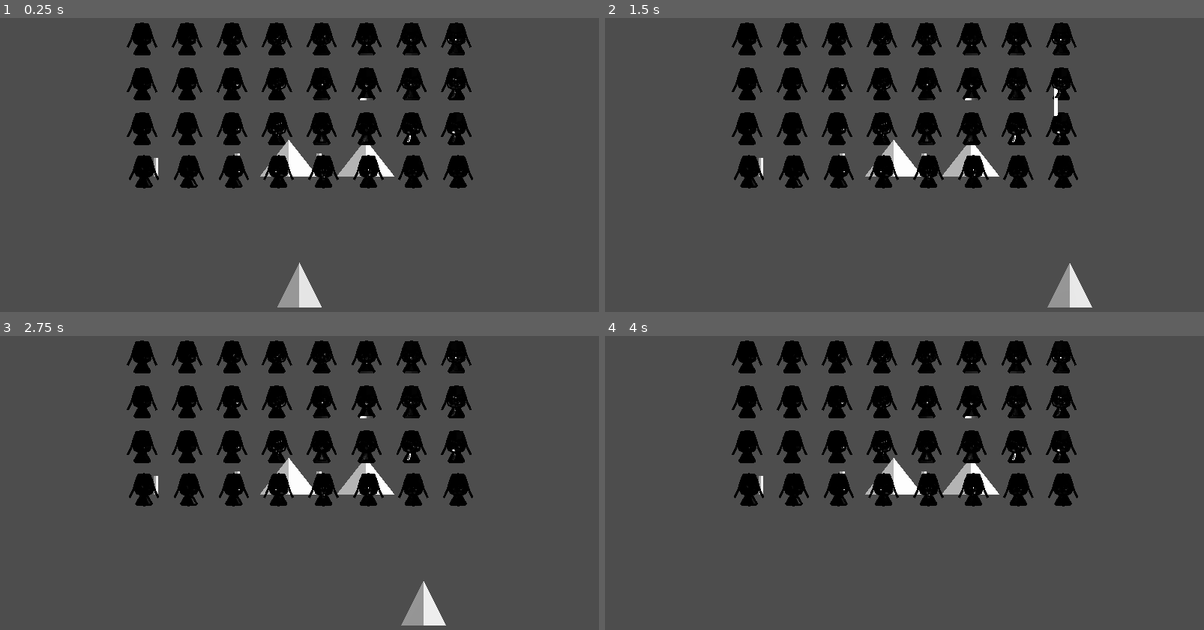
Above: before the commit, frames 1-4 (two rows, left to right).
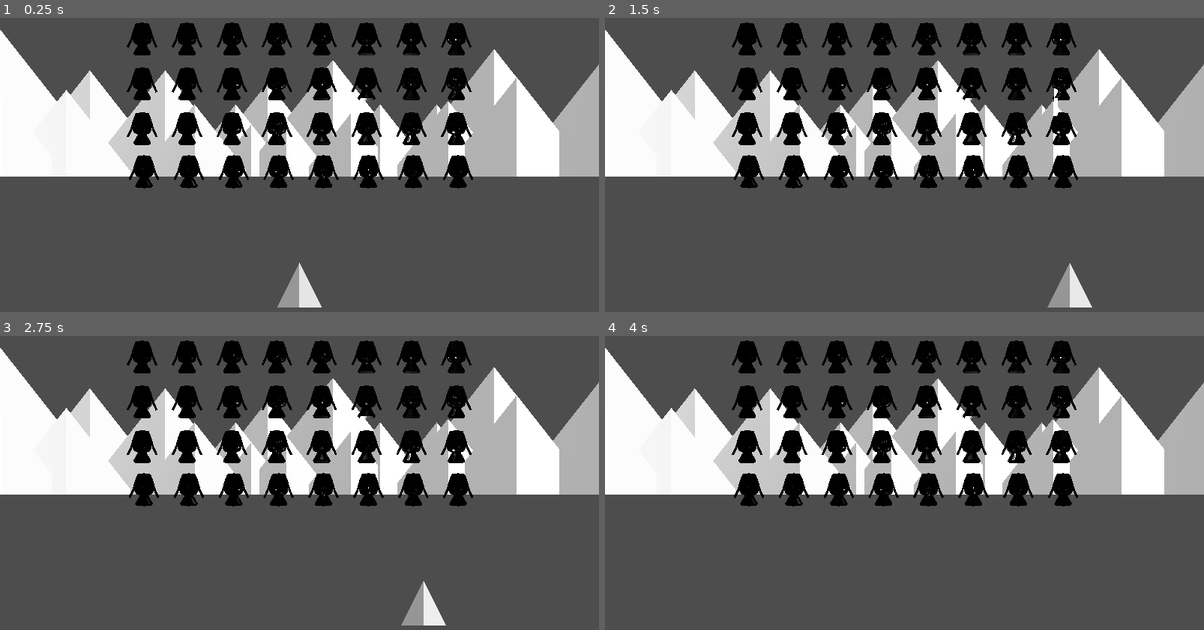
Above: after the commit, the same moments.

Repository: rsrasmu2/godot_test
Game: Godot game, scene res://scenes/main.tscn
Same seed, same stepped clock (60 frames per second), same inputs: the game is played once before the commit and once after it.
Inputs:
- Up to frame 1 (0.25 s): no input
- Up to frame 2 (1.5 s): tap Enter at 0.5 s; hold D (Right) 0.53-1.28 s; tap Space (Fire) at 0.6, 1.35 s; hold A (Left) from 1.28 s (still down)
- Up to frame 3 (2.75 s): release A (Left) at 2.03 s; hold D (Right) from 2.03 s (still down); tap Space (Fire) at 2.1 s
- Up to frame 4 (4 s): tap Space (Fire) at 2.85, 3.6 s; release D (Right) at 3.53 s; hold A (Left) from 3.53 s (still down)

The runs differ from the first frame. In frame 1, 23% of the frame differs, in the area x 0-100%, y 4-54%; in frame 2, 23%; in frame 3, 23%; in frame 4, 23%.
Error in both runs: Invalid assignment of property or key 'direction' with value of type 'Nil' on a base object of type 'Node (Movement)'. (res://scripts/patrol_movement.gd:12)

Commit message:
Updates to Background

Diff:
--- a/scenes/background.tscn
+++ b/scenes/background.tscn
@@ -1,21 +1,75 @@
-[gd_scene load_steps=3 format=3 uid="uid://dk6mae2s0cagt"]
+[gd_scene load_steps=4 format=3 uid="uid://dk6mae2s0cagt"]
 
 [ext_resource type="PackedScene" uid="uid://d38p23gdwgtji" path="res://assets/sm_mountain.glb" id="2_cbsqf"]
-[ext_resource type="PackedScene" uid="uid://c7te556wqiy5l" path="res://assets/sm_skyscraper.glb" id="3_wisxt"]
+
+[sub_resource type="BoxMesh" id="BoxMesh_bkp1e"]
+
+[sub_resource type="MultiMesh" id="MultiMesh_y0upk"]
+transform_format = 1
+mesh = SubResource("BoxMesh_bkp1e")
 
 [node name="Background" type="Node3D"]
 
-[node name="sm_mountain2" parent="." instance=ExtResource("2_cbsqf")]
-transform = Transform3D(1, 0, 0, 0, 1, 0, 0, 0, 1, -0.480831, 0, -42.1831)
+[node name="Mountains" type="Node3D" parent="."]
 
-[node name="sm_mountain3" parent="." instance=ExtResource("2_cbsqf")]
-transform = Transform3D(1, 0, 0, 0, 1, 0, 0, 0, 1, 2.94602, 1.52588e-05, -41.581)
+[node name="sm_mountain2" parent="Mountains" instance=ExtResource("2_cbsqf")]
+transform = Transform3D(1.5829, 0, 0, 0, 1.5829, 0, 0, 0, 1.5829, -0.595992, 0.0228257, -12.1627)
 
-[node name="sm_skyscraper2" parent="." instance=ExtResource("3_wisxt")]
-transform = Transform3D(0.707107, 0, -0.707107, 0, 1, 0, 0.707107, 0, 0.707107, -6.40038, -1.90735e-06, -35.031)
+[node name="sm_mountain4" parent="Mountains" instance=ExtResource("2_cbsqf")]
+transform = Transform3D(1.93551, 0, 0, 0, 1.93551, 0, 0, 0, 1.93551, -2.847, 0.0228257, -14.9532)
 
-[node name="sm_skyscraper3" parent="." instance=ExtResource("3_wisxt")]
-transform = Transform3D(0.707107, 0, -0.707107, 0, 1, 0, 0.707107, 0, 0.707107, -2.76454, 0.191122, -31.6236)
+[node name="sm_mountain5" parent="Mountains" instance=ExtResource("2_cbsqf")]
+transform = Transform3D(1.93551, 0, 0, 0, 1.93551, 0, 0, 0, 1.93551, -4.67694, 0.0228257, -11.4053)
 
-[node name="sm_skyscraper4" parent="." instance=ExtResource("3_wisxt")]
-transform = Transform3D(0.707107, 0, -0.707107, 0, 1, 0, 0.707107, 0, 0.707107, 0.875443, 0.191122, -27.9836)
+[node name="sm_mountain6" parent="Mountains" instance=ExtResource("2_cbsqf")]
+transform = Transform3D(3.12614, 0, 0, 0, 3.12614, 0, 0, 0, 3.12614, 1.4851, 0.0228257, -15.1586)
+
+[node name="sm_mountain7" parent="Mountains" instance=ExtResource("2_cbsqf")]
+transform = Transform3D(2.03186, 0, 0, 0, 2.03186, 0, 0, 0, 2.03186, 6.62014, 0.0228257, -11.536)
+
+[node name="sm_mountain8" parent="Mountains" instance=ExtResource("2_cbsqf")]
+transform = Transform3D(3.42029, 0, 0, 0, 3.42029, 0, 0, 0, 3.42029, 8.67415, 0.0228257, -14.3743)
+
+[node name="sm_mountain18" parent="Mountains" instance=ExtResource("2_cbsqf")]
+transform = Transform3D(2.66193, 0, 0, 0, 2.66193, 0, 0, 0, 2.66193, 9.68248, 0.0228257, -10.7704)
+
+[node name="sm_mountain19" parent="Mountains" instance=ExtResource("2_cbsqf")]
+transform = Transform3D(1.39054, 0, 0, 0, 1.39054, 0, 0, 0, 1.39054, -2.15611, 0.0228257, -12.7311)
+
+[node name="sm_mountain17" parent="Mountains" instance=ExtResource("2_cbsqf")]
+transform = Transform3D(3.42029, 0, 0, 0, 3.42029, 0, 0, 0, 3.42029, 13.8839, 0.0228257, -11.368)
+
+[node name="sm_mountain9" parent="Mountains" instance=ExtResource("2_cbsqf")]
+transform = Transform3D(1.93551, 0, 0, 0, 1.93551, 0, 0, 0, 1.93551, 6.11597, 0.0228257, -15.1212)
+
+[node name="sm_mountain10" parent="Mountains" instance=ExtResource("2_cbsqf")]
+transform = Transform3D(1.69574, 0, 0, 0, 1.69574, 0, 0, 0, 1.69574, 2.28803, 0.0228257, -11.48)
+
+[node name="sm_mountain11" parent="Mountains" instance=ExtResource("2_cbsqf")]
+transform = Transform3D(2.84718, 0, 0, 0, 2.84718, 0, 0, 0, 2.84718, -5.98404, 0.0228257, -14.0942)
+
+[node name="sm_mountain13" parent="Mountains" instance=ExtResource("2_cbsqf")]
+transform = Transform3D(2.32212, 0, 0, 0, 2.32212, 0, 0, 0, 2.32212, -10.3908, 0.0228257, -12.0962)
+
+[node name="sm_mountain14" parent="Mountains" instance=ExtResource("2_cbsqf")]
+transform = Transform3D(2.84718, 0, 0, 0, 2.84718, 0, 0, 0, 2.84718, -9.34516, 0.0228257, -17.1566)
+
+[node name="sm_mountain15" parent="Mountains" instance=ExtResource("2_cbsqf")]
+transform = Transform3D(2.22798, 0, 0, 0, 2.22798, 0, 0, 0, 2.22798, -13.2291, 0.0228257, -10.4157)
+
+[node name="sm_mountain16" parent="Mountains" instance=ExtResource("2_cbsqf")]
+transform = Transform3D(4.72865, 0, 0, 0, 4.72865, 0, 0, 0, 4.72865, -14.3682, 0.0228257, -14.8785)
+
+[node name="sm_mountain12" parent="Mountains" instance=ExtResource("2_cbsqf")]
+transform = Transform3D(2.52232, 0, 0, 0, 2.52232, 0, 0, 0, 2.52232, -1.40919, 0.0228257, -17.0445)
+
+[node name="sm_mountain3" parent="Mountains" instance=ExtResource("2_cbsqf")]
+transform = Transform3D(1.93551, 0, 0, 0, 1.93551, 0, 0, 0, 1.93551, 3.59674, 0.0228553, -12.9107)
+
+[node name="CSGBox3D" type="CSGBox3D" parent="."]
+transform = Transform3D(1.39053, 0, 0, 0, 1.39053, 0, 0, 0, 1.39053, -0.206018, -2.6006, 0.101359)
+size = Vector3(30.3823, 1, 10.9585)
+
+[node name="MultiMeshInstance3D" type="MultiMeshInstance3D" parent="."]
+transform = Transform3D(1, 0, 0, 0, 1, 0, 0, 0, 1, 3.38001, -1.30322, 0)
+multimesh = SubResource("MultiMesh_y0upk")
